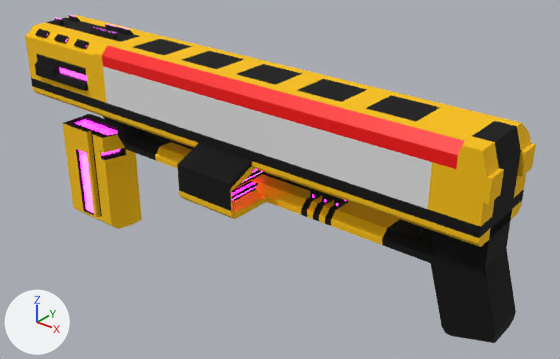
What one commit did to the Blender file Assets/ar.blend.
The view is the same before and after, from a camera (50 mm lens) standing at (5.28, -13.19, 6.59) and looking at (-5.57, 0.37, -1.82). The axes (+X, +Y, +Z) are drawn at lower left. The lights are the same throughout.

Script lines for the objects in view, before the commit:
```python
me_cube = bpy.data.meshes.new('Cube')
me_cube.from_pydata(...)  # 2331 vertices, 2170 faces, 3 loose edges; spans x -45.3..2.3, y -1.7..1.0, z -3.7..1.1
# faces by material slot: [1078, 61, 1022, 7, 2]
me_cube.materials.append(mat_material)  # yellow #ffc600
me_cube.materials.append(mat_material_001)  # white #e7e7e7
me_cube.materials.append(mat_material_003)  # black #000000
me_cube.materials.append(mat_material_002)  # white #e7e7e7
me_cube.materials.append(mat_material_006)  # red #ff0000
me_cube_001 = bpy.data.meshes.new('Cube.001')
me_cube_001.from_pydata(...)  # 510 vertices, 447 faces, 6 loose edges; spans x -44.17..-37.0, y -0.5..0.5, z -4.0..-1.0
# faces by material slot: [295, 14, 138]
me_cube_001.materials.append(mat_material)  # yellow #ffc600
me_cube_001.materials.append(mat_material_001)  # white #e7e7e7
me_cube_001.materials.append(mat_material_003)  # black #000000
ob_cube = bpy.data.objects.new('Cube', me_cube)
ob_cube.location = (0.0, 0.0, 0.0)
ob_cube.scale = (0.3, 1.0, 1.0)
ob_cube_001 = bpy.data.objects.new('Cube.001', me_cube_001)
ob_cube_001.location = (0.0, 0.0, -0.92)
ob_cube_001.scale = (0.3, 1.0, 1.0)
```
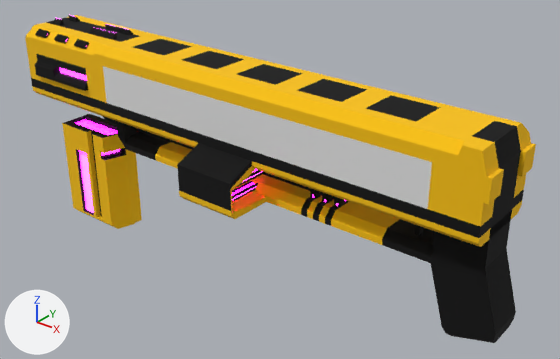
Diff of the bpy script that builds the scene:
```diff
--- a/Assets/ar.blend.py
+++ b/Assets/ar.blend.py
@@ me_cube @@
 me_cube.from_pydata(...)  # 2331 vertices, 2170 faces, 3 loose edges; spans x -45.3..2.3, y -1.7..1.0, z -3.7..1.1
 # used by ob_cube; location = (0.0, 0.0, 0.0); scale = (0.3, 1.0, 1.0)
+# me_cube part 1: all 2 faces that had it switch from mat_material_006 (red #ff0000) to mat_material (yellow #ffc600)
 me_cube.materials.append(mat_material_001)
```

What differs and where, as boxes (x1, y1, x2, y2) in the pictures (560 x 359 px):
part 1 of me_cube, recoloured (red to yellow): (102, 46, 464, 169) in both
